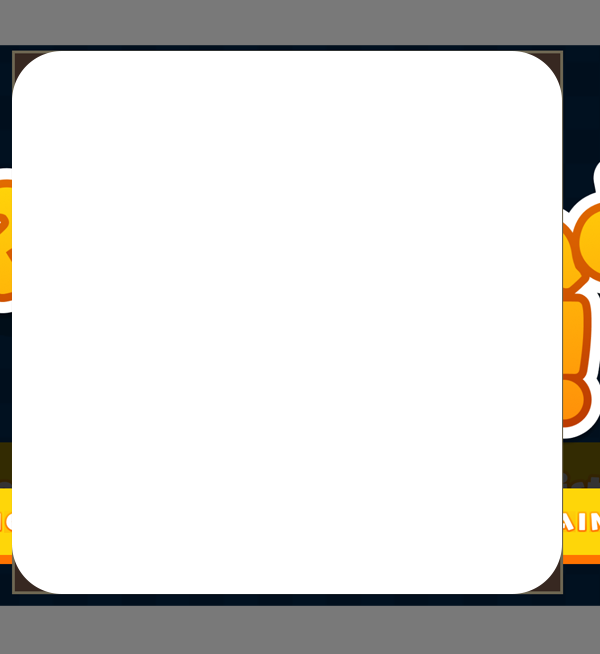
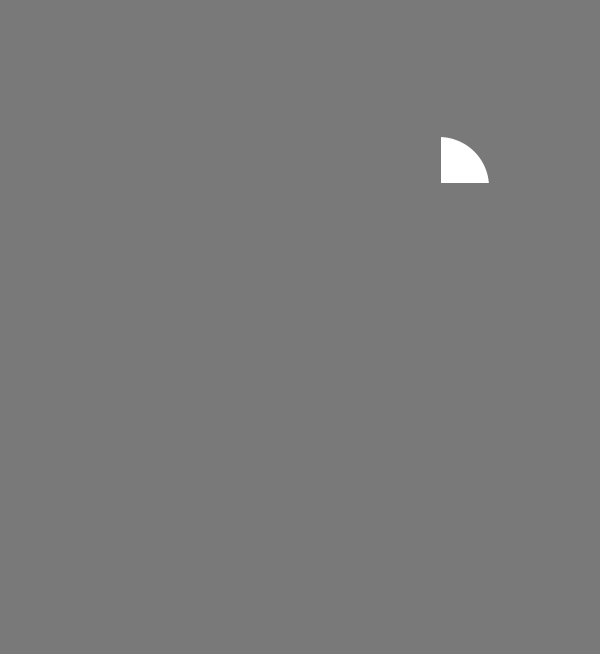
Two versions of the same layered image (600x654). Layer-by-layer changes:
added layer "Layer 33" above "Rectangle 4" over [441, 137, 489, 183]
hid "Rectangle 2", painted on it over [12, 51, 562, 594]
hid "Layer 30" over [0, 45, 600, 606]
hid "Layer 29" over [146, 53, 500, 597]